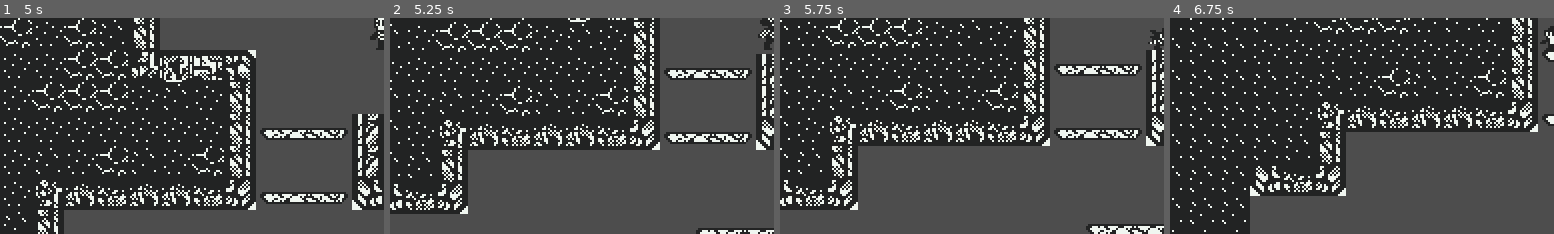
Above: before the commit, frames 1-4 (left to right).
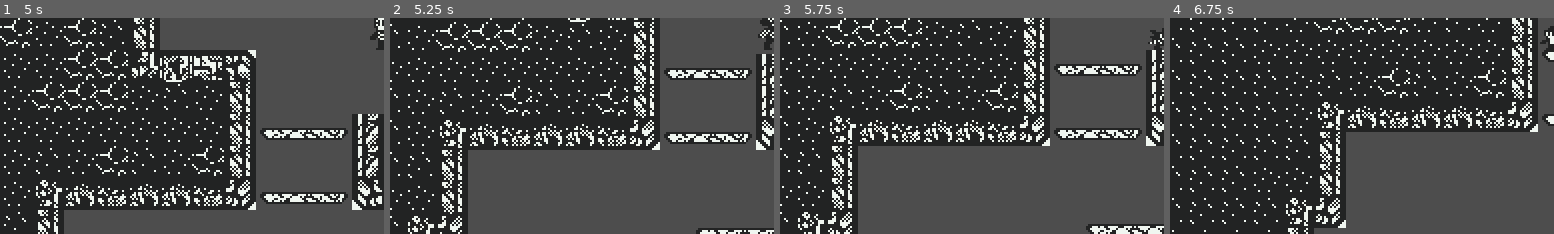
Above: after the commit, the same moments.

Repository: SpeedOfSmell/cryptid-caper
Game: Godot game, scene res://assets/game/game_manager.tscn
Same seed, same stepped clock (60 frames per second), same inputs: the game is played once before the commit and once after it.
Inputs:
- Up to frame 1 (5 s): tap Enter at 0.5, 2.75 s; hold S (duck) 0.53-1.28 s; hold D (walk_right) 0.53-2.03 s; tap Space (jump) at 0.77, 1.25, 1.52, 3.02, 3.77, 4.25, 4.52 s; tap S (duck) at 1.35, 2.85, 4.35 s; hold A (walk_left) 2.03-2.78 s; hold S (duck) 2.03-2.78 s; hold D (walk_right) 2.78-4.28 s; hold S (duck) 3.53-4.28 s; hold A (walk_left) from 4.28 s (still down)
- Up to frame 2 (5.25 s): release A (walk_left) at 5.03 s; hold D (walk_right) from 5.03 s (still down); hold S (duck) from 5.03 s (still down)
- Up to frame 3 (5.75 s): keep holding D (walk_right); keep holding S (duck)
- Up to frame 4 (6.75 s): tap Enter at 5.75 s; release D (walk_right) at 5.78 s; release S (duck) at 5.78 s; hold A (walk_left) from 5.78 s (still down); tap S (duck) at 5.85 s; tap Space (jump) at 6.02 s; hold S (duck) from 6.53 s (still down)
The pictures show only the part of the screen within x 0-50%, y 50-100%; the shares and areas given below are measured in that part.

Frame 1 is identical in both runs. In frame 2, 2.7% of the frame differs, in the area x 0-21%, y 75-100%; in frame 3, 3.1%; in frame 4, 5.3%, in the area x 20-46%, y 67-100%.

Commit message:
create toggable exits

Diff:
--- a/assets/game/room_manager/chunks/chunk_types/up_chunk/up_chunk.tscn
+++ b/assets/game/room_manager/chunks/chunk_types/up_chunk/up_chunk.tscn
@@ -11,5 +11,14 @@
 tile_map_data = PackedByteArray("AAAAAAAAAAAGAAEAAAAAAAEAAAAFAAEAAAAAAAIAAAAFAAEAAAAAAAcAAAAFAAAAAAAAAAgAAAAFAAEAAAAAAA …(2544 unchanged characters)…
 tile_set = ExtResource("2_edyin")
 
+[node name="RightLayer" type="TileMapLayer" parent="." unique_id=1144604431]
+tile_map_data = PackedByteArray("AAASAAYAAAAHAAEAAAATAAYAAAAFAAEAAAATAAUAAAAFAAEAAAAUAAYAAAAFAAEAAAAUAAUAAAAFAAEAAAASAAUAAAAHAAEAAAASAAQAAAAHAAEAAAASAAcAAAAIAAEAAAATAAcAAAAEAAEAAAAUAAQAAAAEAAEAAAATAAQAAAAGAAEAAAAUAAcAAAAGAAEAAAA=")
+tile_set = ExtResource("2_edyin")
+
+[node name="LeftLayer" type="TileMapLayer" parent="." unique_id=2044974169]
+visible = false
+tile_map_data = PackedByteArray("AAAAAAUAAAAFAAEAAAABAAUAAAAJAAAAAAABAAYAAAACAAEAAAAAAAYAAAAFAAEAAAACAAUAAAAHAAIAAAABAAcAAAACAAEAAAACAAQAAAACAAEAAAABAAQAAAAGAAEAAAAAAAQAAAAGAAEAAAAAAAcAAAAGAAEAAAA=")
+tile_set = ExtResource("2_edyin")
+
 [node name="Player" parent="." unique_id=182611236 instance=ExtResource("3_supiq")]
 position = Vector2(58, 120)
